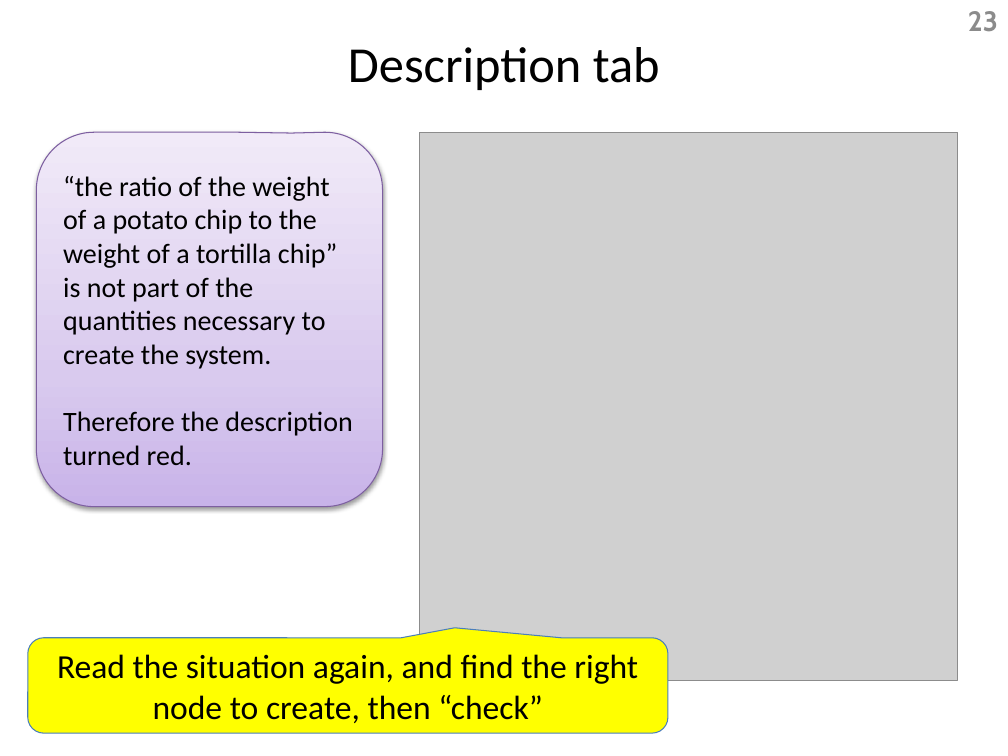
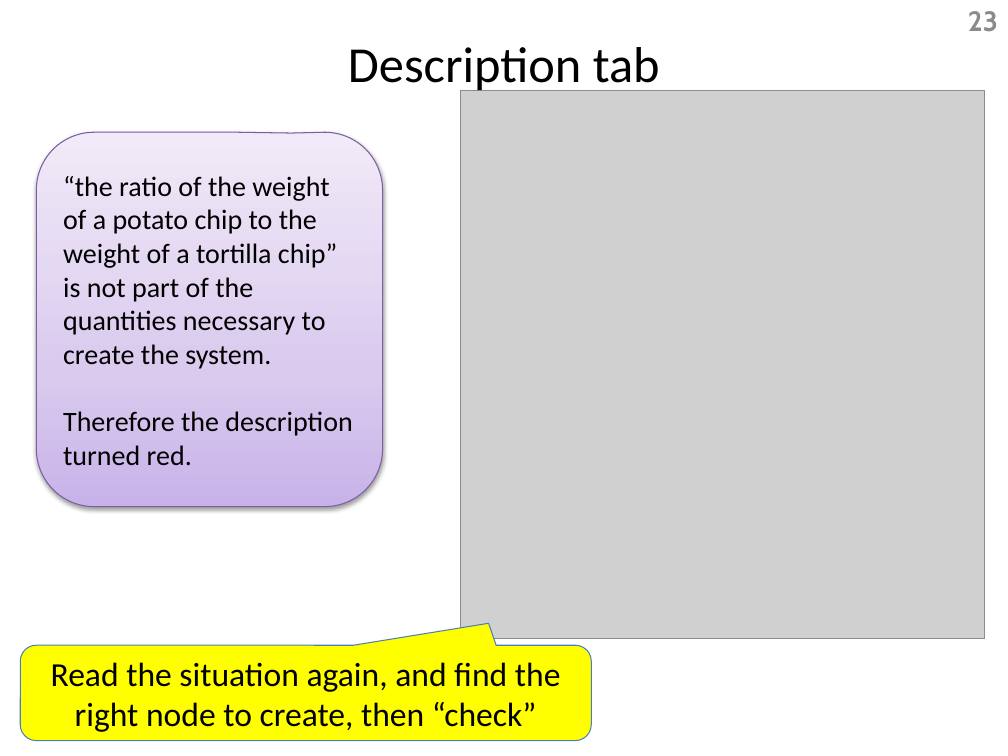
Before and after one commit to Dragoon-Lab/LaitsV3, a slide deck: slide 23 of help/InstructionTabSlides_v25.pptx. Drawn at 1008x756 pixels with LibreOffice and Linux fonts; fonts in the diff are those of the drawing; grey boxes stand for pictures. Boxes give left, top, right and bottom in pixels: in the first picture for what was removed or moved away, otherwise in the second. Text is boxed around its words. In the diff, an @@ line names an element or a change of style, - is before the commit and + after.

```diff
--- a/help/InstructionTabSlides_v25.pptx
+++ b/help/InstructionTabSlides_v25.pptx
@@ picture: place and size @@
-picture at (419, 132, 958, 680)
+picture at (460, 91, 985, 639)
@@ rounded speech box "Read the situation again, and ...": place and size @@
-rounded speech box "Read the situation again, and ..." at (28, 638, 668, 734)
+rounded speech box "Read the situation again, and ..." at (20, 645, 591, 741)
@@ rounded speech box "Read the situation again, and ..." at (20, 645, 591, 741): proportions changed @@
```
Also in this commit, not shown: 17 other slides changed, 32 other files.
